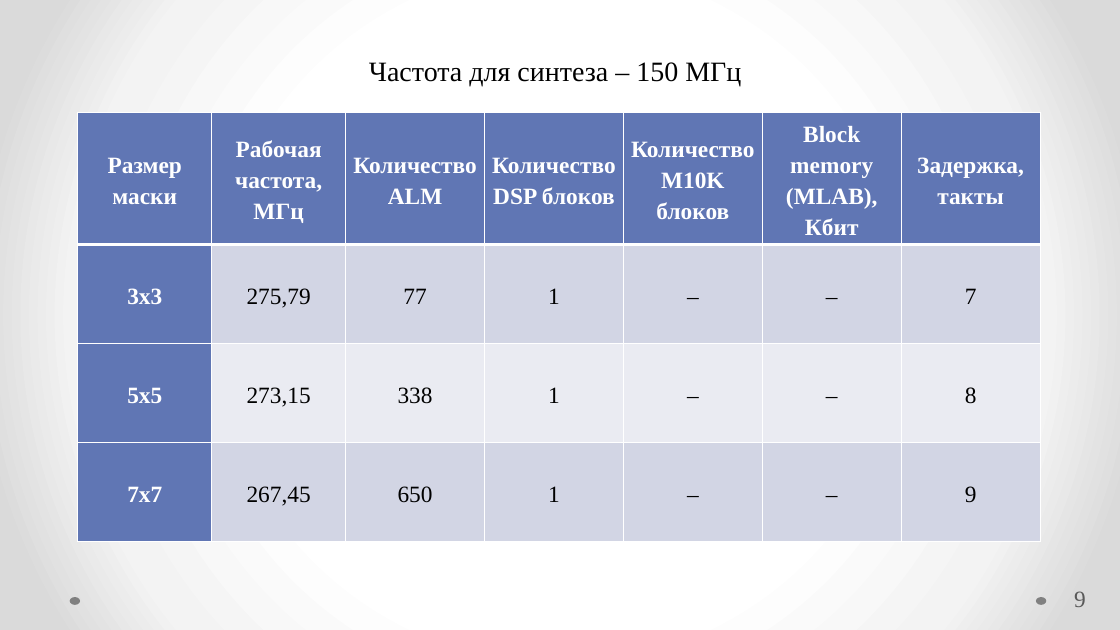
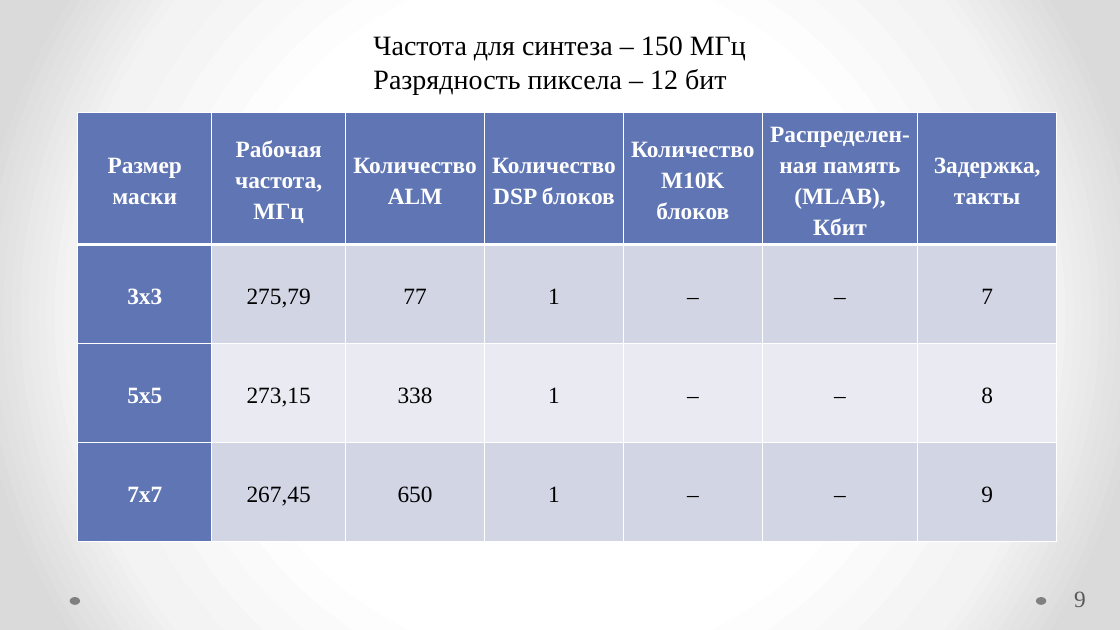
Before and after one commit to Radiophantom/master_yoda, a slide deck: slide 9 of VKR.pptx. Drawn at 1120x630 pixels with LibreOffice and Linux fonts; fonts in the diff are those of the drawing. Boxes give left, top, right and bottom in pixels: in the first picture for what was removed or moved away, otherwise in the second. Text is boxed around its words. In the diff, an @@ line names an element or a change of style, - is before the commit and + after.

```diff
--- a/VKR.pptx
+++ b/VKR.pptx
@@ text "Частота для синтеза – 150 ...": place and size @@
-text "Частота для синтеза – 150 ..." at (369, 62, 741, 86)
+text "Частота для синтеза – 150 ..." at (373, 36, 746, 94)
@@ text at (373, 69, 726, 94): paragraph added @@
+Разрядность пиксела – 12 бит
@@ table at (78, 112, 1055, 544) @@
-row 1, column 6: Block memory / (MLAB), / Кбит
+row 1, column 6: Распределен-ная память / (MLAB), / Кбит
@@ table: place and size @@
-table at (78, 112, 1038, 542)
+table at (78, 112, 1055, 544)
```
Also in this commit, not shown: 15 other slides changed, 1 slide added, 2 slides removed.
